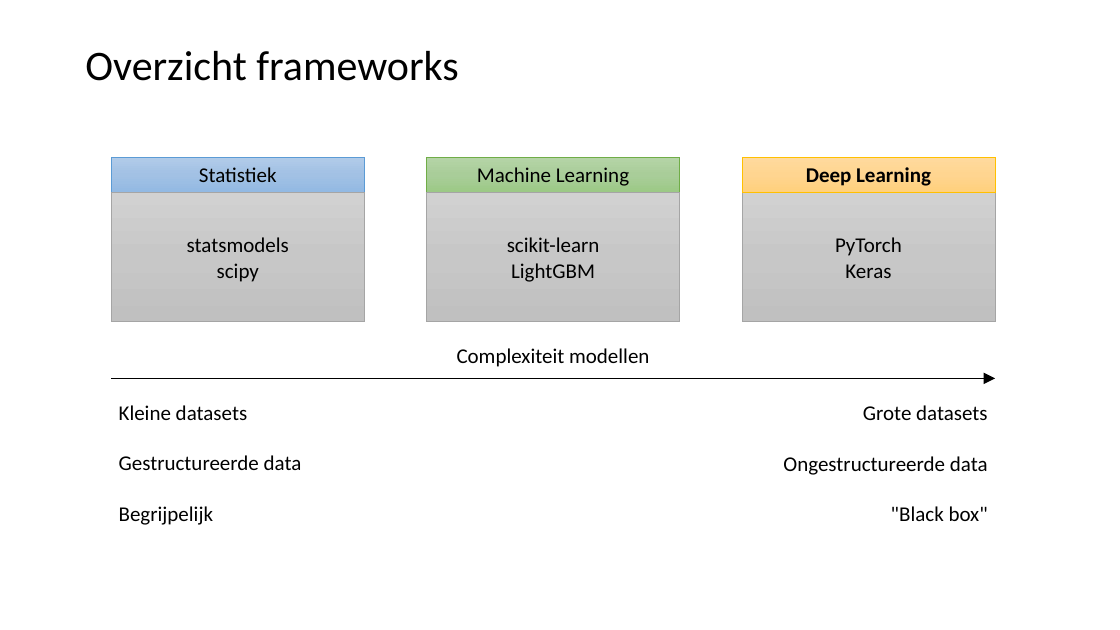
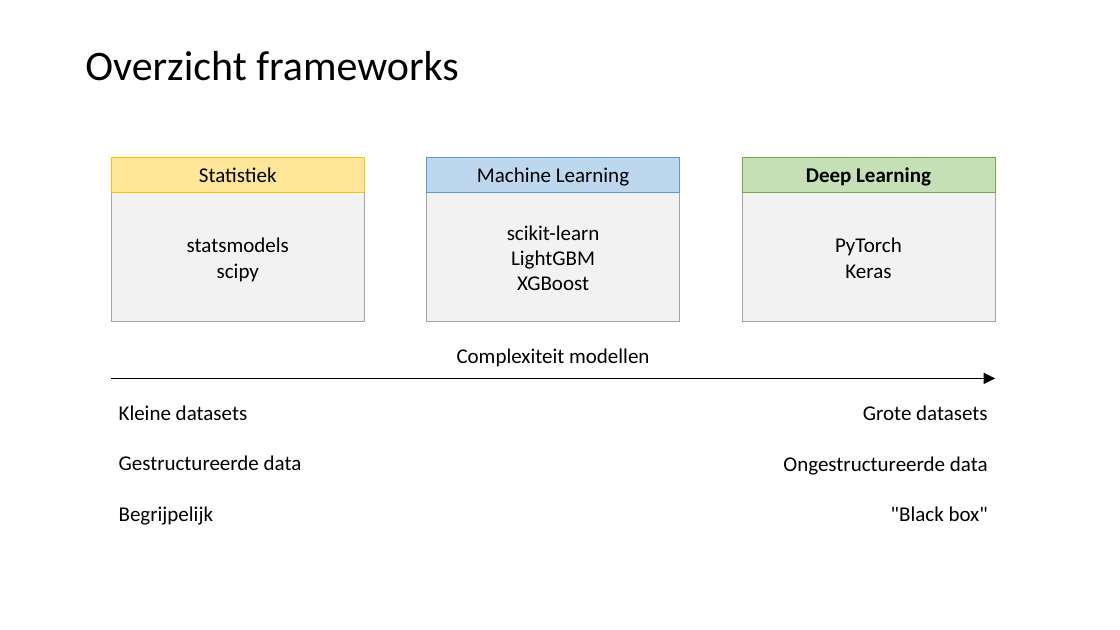
Before and after one commit to LFKoning/knowledge-sharing, a slide deck: slide 4 of python_course/4_scikit_learn/python_cursus_4.pptx. Drawn at 1120x630 pixels with LibreOffice and Linux fonts; fonts in the diff are those of the drawing. Boxes give left, top, right and bottom in pixels: in the first picture for what was removed or moved away, otherwise in the second. Text is boxed around its words. In the diff, an @@ line names an element or a change of style, - is before the commit and + after.

```diff
--- a/python_course/4_scikit_learn/python_cursus_4.pptx
+++ b/python_course/4_scikit_learn/python_cursus_4.pptx
@@ rectangle "Statistiek" at <box>111,157,365,192</box>: fill gradient #B1CBE9 to #A3C1E5 to #93B9E4 to #FFE699; outline #5B9BD5 0.5 pt to #FFC000 0.5 pt @@
@@ rectangle "Machine Learning" at <box>427,157,681,192</box>: fill gradient #B5D5A7 to #AACE9A to #9CC987 to #BDD7EE; outline #70AD47 0.5 pt to #5B9BD5 0.5 pt @@
@@ rectangle "Deep Learning" at <box>742,157,996,192</box>: fill gradient #FFDB9E to #FFD590 to #FFD07C to #C5E0B4; outline #FFC000 0.5 pt to #70AD47 0.5 pt @@
@@ fill gradient #D2D2D2 to #C8C8C8 to #C0C0C0 to #F2F2F2 in 3 elements at <box>742,192,996,322</box>, <box>111,192,365,322</box>, <box>427,192,681,322</box> @@
@@ text in rectangle at <box>517,276,589,290</box>: paragraph added @@
+XGBoost
```
Also in this commit, not shown: 15 other slides changed, 5 slides added, 1 slide removed, 8 other files.
